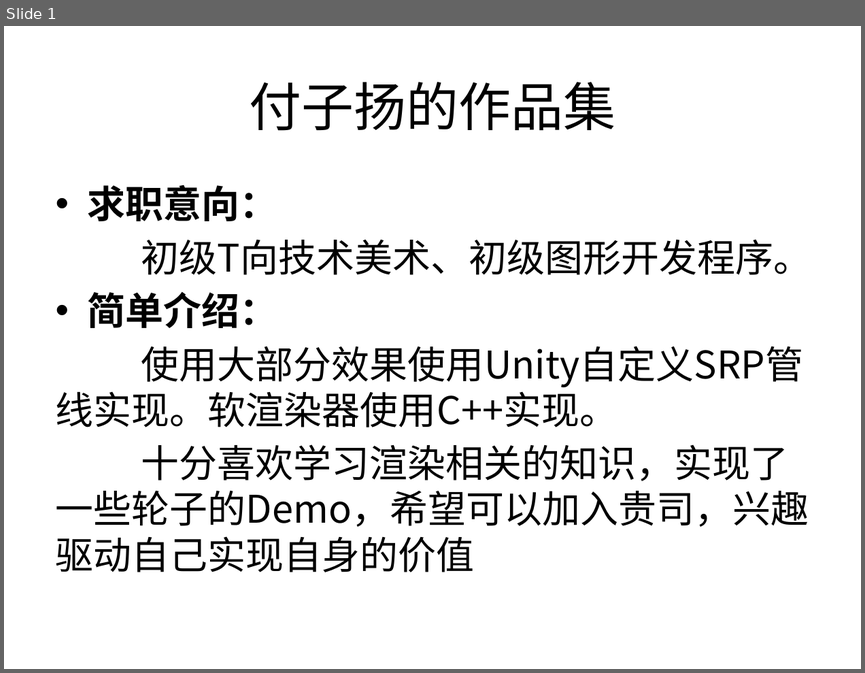
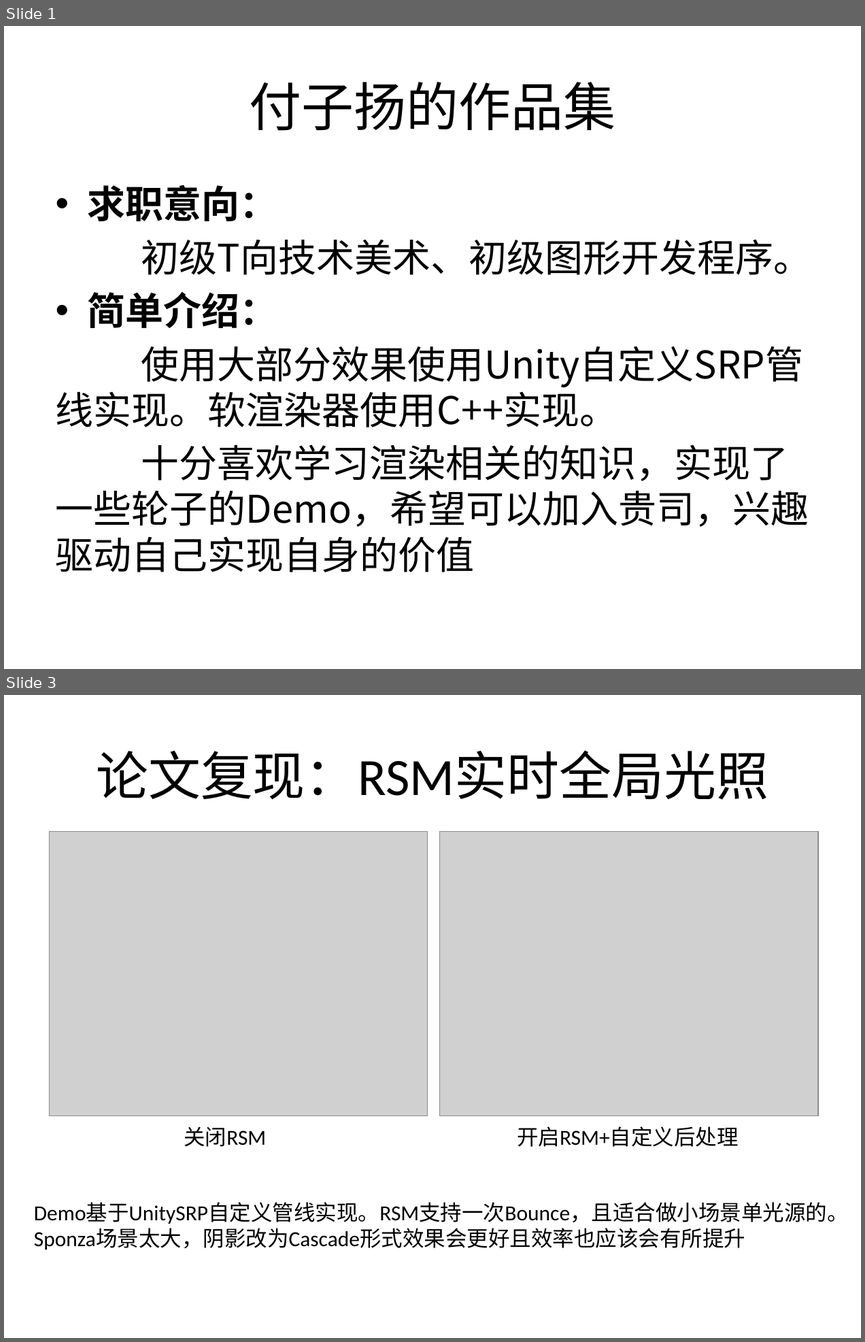
Before and after one commit to w199753/SoftRender, a slide deck: study/作品展示集.pptx. Shown one above the other, each under a label of ours: slide 1 before the commit, slides 1 and 3 after it; the slides between them are not shown. The pictures are 865x673 and 865x1342 pixels, drawn with LibreOffice and Linux fonts; fonts in the diff are those of the drawing; grey boxes stand for pictures. Boxes give left, top, right and bottom in pixels: in the first picture for what was removed or moved away, otherwise in the second. Text is boxed around its words. In the diff, an @@ line names an element or a change of style, - is before the commit and + after.

```diff
--- a/study/作品展示集.pptx
+++ b/study/作品展示集.pptx
@@ slide 3 added at [4, 695, 861, 1338], background #FFFFFF @@
@@ title added at [96, 750, 768, 800], 44 pt, text #000000 @@
+论文复现：RSM实时全局光照
@@ picture added at [50, 831, 427, 1115] @@
@@ picture added at [440, 831, 818, 1116] @@
@@ text added at [184, 1126, 266, 1147], 18 pt, text #000000 @@
+关闭RSM
@@ text added at [517, 1126, 738, 1147], 18 pt, text #000000 @@
+开启RSM+自定义后处理
@@ text added at [34, 1202, 849, 1249], 18 pt, text #000000 @@
+Demo基于UnitySRP自定义管线实现。RSM支持一次Bounce，且适合做小场景单光源的。
+Sponza场景太大，阴影改为Cascade形式效果会更好且效率也应该会有所提升
```
Also in this commit, not shown: 9 other slides added, 3 other files.
